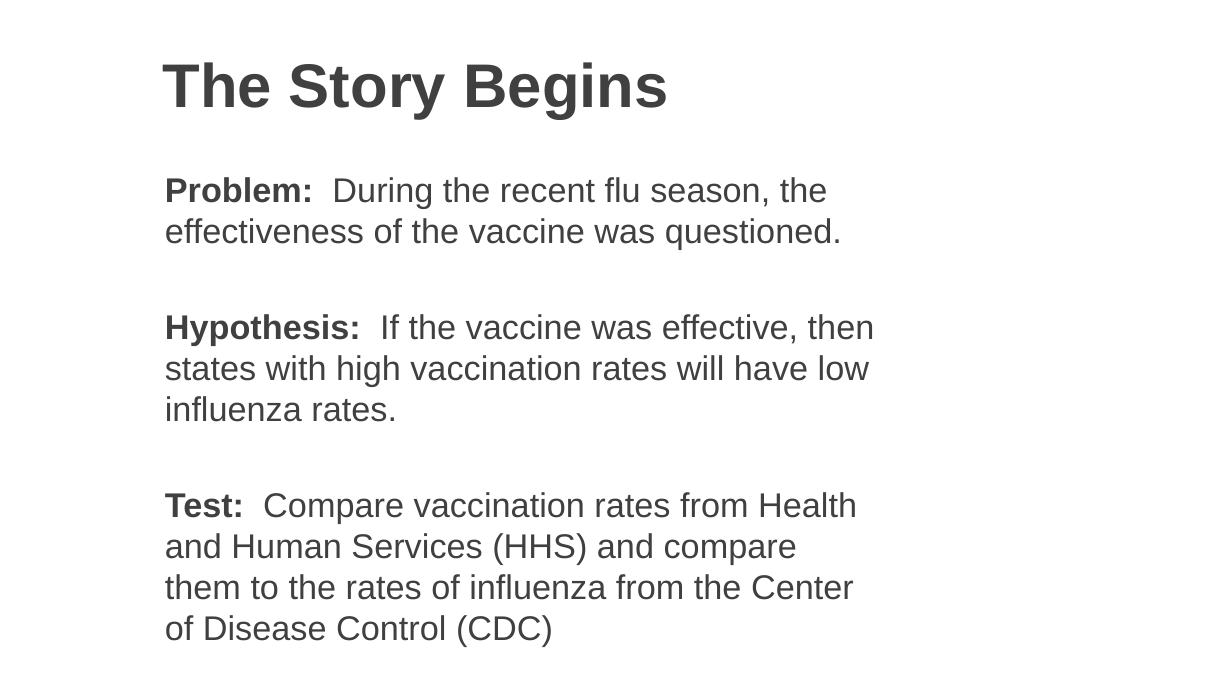
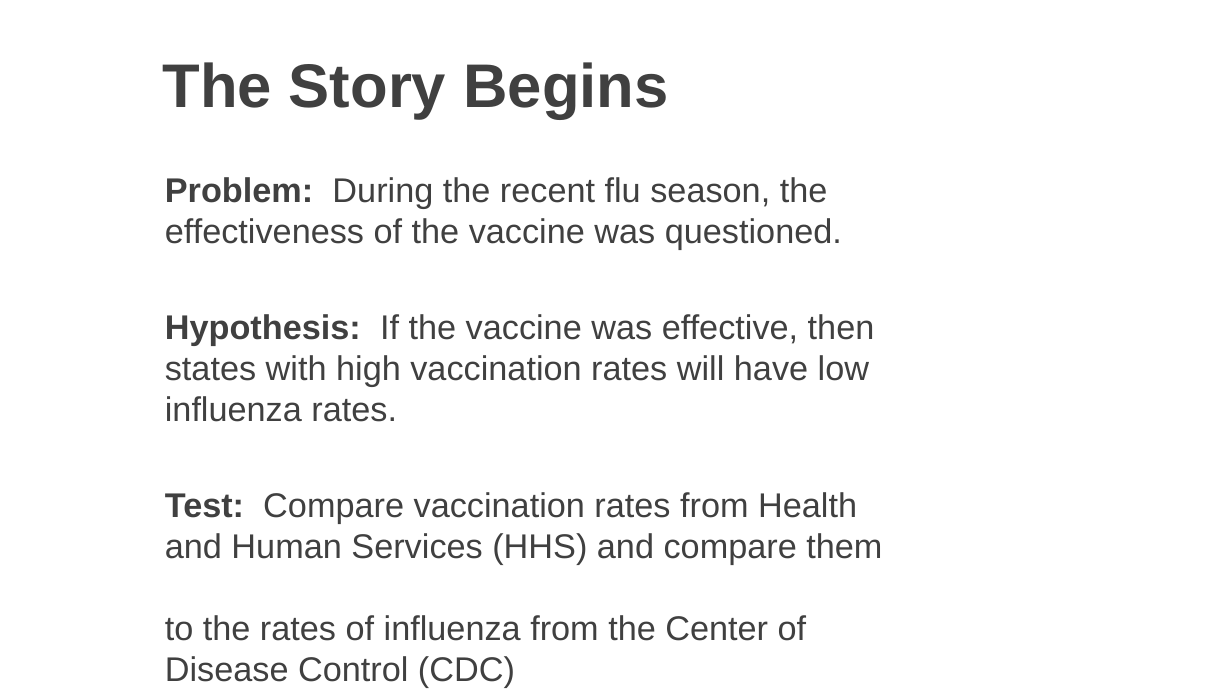
Before and after one commit to zhan656/Analyticus, a slide deck: slide 3 of presentation/analyticus_Influenza_vs._vaccinations.pptx. Drawn at 1232x693 pixels with LibreOffice and Linux fonts; fonts in the diff are those of the drawing; background and template pictures are left out. Boxes give left, top, right and bottom in pixels: in the first picture for what was removed or moved away, otherwise in the second. Text is boxed around its words. In the diff, an @@ line names an element or a change of style, - is before the commit and + after.

Commit message:
Repaired word wrapping that split words between lines.

```diff
--- a/presentation/analyticus_Influenza_vs._vaccinations.pptx
+++ b/presentation/analyticus_Influenza_vs._vaccinations.pptx
@@ text "Problem: During the recent flu ..." rewrapped from [165, 177, 875, 647] to [165, 177, 882, 688] @@
```
